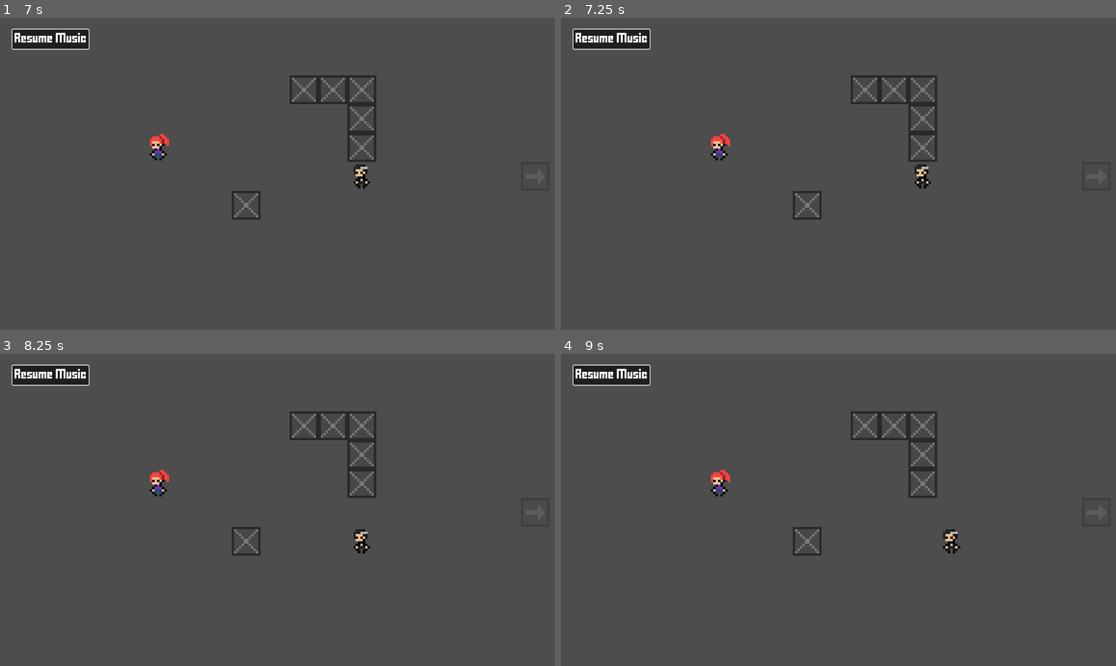
Above: before the commit, frames 1-4 (two rows, left to right).
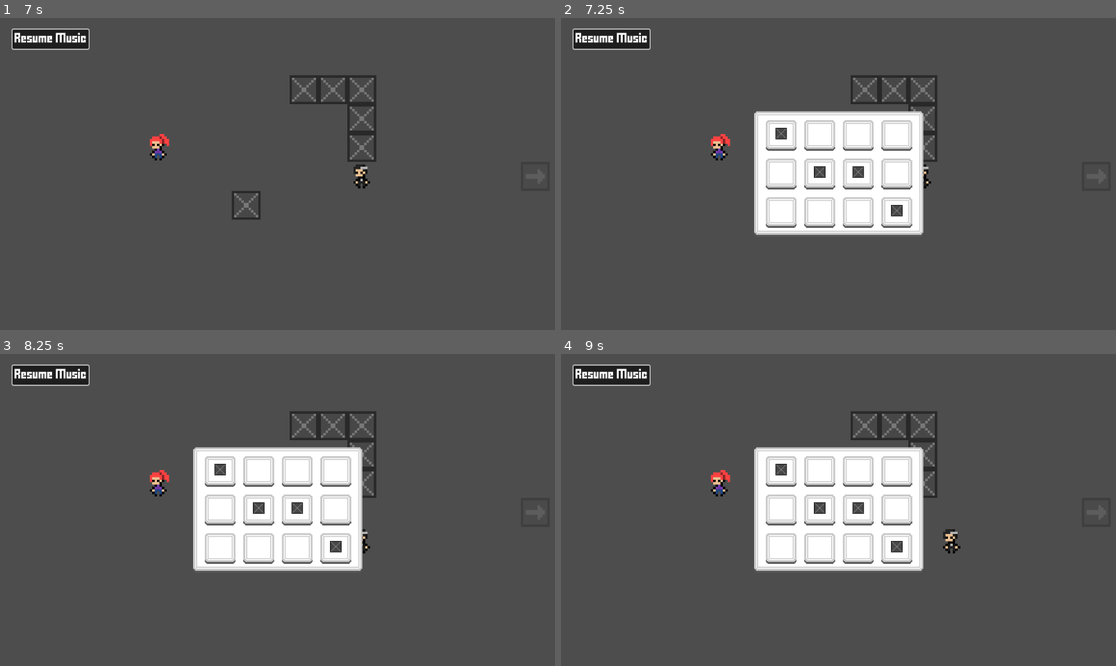
Above: after the commit, the same moments.

Repository: Wlaroos/Hallowed
Game: Godot game, scene res://Scenes/main_menu.tscn
The game is run twice, just before and just after one commit, with the same random seed, the same clock (stepped at 60 frames per second) and the same inputs. Sound files missing from this copy of the repository are replaced by a short silence.
Inputs:
- Up to frame 1 (7 s): click "Start" at 0.5 s; click "Pause Music" at 1.25 s; click "Resume Music" at 2 s; click "Pause Music" at 2.75 s; hold D (move_right) 3.53-4.28 s; hold E (advance_dialog) 3.53-4.28 s; hold S (move_down) 4.28-5.03 s; tap E (advance_dialog) at 4.35, 5.85 s; hold D (move_right) 5.03-5.78 s; hold E (advance_dialog) 5.03-5.78 s; hold W (move_up) 5.78-6.53 s; hold A (move_left) from 6.53 s (still down); hold E (advance_dialog) from 6.53 s (still down)
- Up to frame 2 (7.25 s): keep holding A (move_left); keep holding E (advance_dialog); tap I (inventory, bound only after the commit) at 7.15 s
- Up to frame 3 (8.25 s): release E (advance_dialog) at 7.28 s; tap E (advance_dialog) at 7.35 s; release A (move_left) at 8.03 s; hold S (move_down) from 8.03 s (still down); hold E (advance_dialog) from 8.03 s (still down)
- Up to frame 4 (9 s): release S (move_down) at 8.78 s; release E (advance_dialog) at 8.78 s; hold D (move_right) from 8.78 s (still down); tap E (advance_dialog) at 8.85 s

Frame 1 is identical in both runs. In frame 2, 12% of the frame differs, in the area x 34-66%, y 29-70%; in frame 3, 12%; in frame 4, 12%.

Commit message:
Inventory (Basic)

Diff:
--- /dev/null
+++ b/Inventory/Items/Box.tres
@@ -0,0 +1,10 @@
+[gd_resource type="Resource" script_class="InvItem" load_steps=3 format=3 uid="uid://bppgv2csfvijr"]
+
+[ext_resource type="Script" uid="uid://cn1ky2bfwx5e6" path="res://Inventory/inventory_item.gd" id="1_ui4bm"]
+[ext_resource type="Texture2D" uid="uid://ctyoxtd25tdlm" path="res://Art/Box.png" id="2_fbqa8"]
+
+[resource]
+script = ExtResource("1_ui4bm")
+name = "Box"
+texture = ExtResource("2_fbqa8")
+metadata/_custom_type_script = "uid://cn1ky2bfwx5e6"
--- /dev/null
+++ b/Inventory/inv_ui.gd
@@ -0,0 +1,29 @@
+extends Control
+
+@onready var inv: Inv = preload("res://Inventory/playerinv.tres")
+@onready var slots: Array = $NinePatchRect/GridContainer.get_children()
+
+var is_open = false
+# Called when the node enters the scene tree for the first time.
+func _ready() -> void:
+	update_slots();
+	close();
+
+func update_slots():
+	for i in range(min(inv.items.size(), slots.size())):
+		slots[i].update(inv.items[i]);
+
+func _process(delta: float) -> void:
+	if Input.is_action_just_pressed("inventory"):
+		if is_open:
+			close();
+		else:
+			open();
+
+func open():
+	visible = true;
+	is_open = true;
+
+func close():
+	visible = false;
+	is_open = false;
--- /dev/null
+++ b/Inventory/inv_ui.tscn
@@ -0,0 +1,91 @@
+[gd_scene load_steps=4 format=3 uid="uid://cyclmyueqwhck"]
+
+[ext_resource type="Script" uid="uid://kjj2b8q53r5e" path="res://Inventory/inv_ui.gd" id="1_605em"]
+[ext_resource type="Texture2D" uid="uid://08wof3bfassq" path="res://Art/UI.png" id="2_actet"]
+[ext_resource type="PackedScene" uid="uid://b3ulcqle0vtcd" path="res://Inventory/inv_ui_slot.tscn" id="3_ltxgc"]
+
+[node name="Inv_UI" type="Control"]
+custom_minimum_size = Vector2(180, 135)
+layout_mode = 3
+anchors_preset = 8
+anchor_left = 0.5
+anchor_top = 0.5
+anchor_right = 0.5
+anchor_bottom = 0.5
+offset_left = -90.0
+offset_top = -67.5
+offset_right = 90.0
+offset_bottom = 67.5
+grow_horizontal = 2
+grow_vertical = 2
+script = ExtResource("1_605em")
+
+[node name="NinePatchRect" type="NinePatchRect" parent="."]
+layout_mode = 1
+anchors_preset = 8
+anchor_left = 0.5
+anchor_top = 0.5
+anchor_right = 0.5
+anchor_bottom = 0.5
+offset_left = -89.73215
+offset_top = -67.0
+offset_right = 89.73215
+offset_bottom = 67.0
+grow_horizontal = 2
+grow_vertical = 2
+texture = ExtResource("2_actet")
+patch_margin_left = 7
+patch_margin_top = 8
+patch_margin_right = 7
+patch_margin_bottom = 8
+
+[node name="GridContainer" type="GridContainer" parent="NinePatchRect"]
+layout_mode = 1
+anchors_preset = 8
+anchor_left = 0.5
+anchor_top = 0.5
+anchor_right = 0.5
+anchor_bottom = 0.5
+offset_left = -78.0
+offset_top = -58.0
+offset_right = 78.0
+offset_bottom = 58.0
+grow_horizontal = 2
+grow_vertical = 2
+columns = 4
+
+[node name="inv_UI_slot1" parent="NinePatchRect/GridContainer" instance=ExtResource("3_ltxgc")]
+layout_mode = 2
+
+[node name="inv_UI_slot2" parent="NinePatchRect/GridContainer" instance=ExtResource("3_ltxgc")]
+layout_mode = 2
+
+[node name="inv_UI_slot3" parent="NinePatchRect/GridContainer" instance=ExtResource("3_ltxgc")]
+layout_mode = 2
+
+[node name="inv_UI_slot4" parent="NinePatchRect/GridContainer" instance=ExtResource("3_ltxgc")]
+layout_mode = 2
+
+[node name="inv_UI_slot5" parent="NinePatchRect/GridContainer" instance=ExtResource("3_ltxgc")]
+layout_mode = 2
+
+[node name="inv_UI_slot6" parent="NinePatchRect/GridContainer" instance=ExtResource("3_ltxgc")]
+layout_mode = 2
+
+[node name="inv_UI_slot7" parent="NinePatchRect/GridContainer" instance=ExtResource("3_ltxgc")]
+layout_mode = 2
+
+[node name="inv_UI_slot8" parent="NinePatchRect/GridContainer" instance=ExtResource("3_ltxgc")]
+layout_mode = 2
+
+[node name="inv_UI_slot9" parent="NinePatchRect/GridContainer" instance=ExtResource("3_ltxgc")]
+layout_mode = 2
+
+[node name="inv_UI_slot10" parent="NinePatchRect/GridContainer" instance=ExtResource("3_ltxgc")]
+layout_mode = 2
+
+[node name="inv_UI_slot11" parent="NinePatchRect/GridContainer" instance=ExtResource("3_ltxgc")]
+layout_mode = 2
+
+[node name="inv_UI_slot12" parent="NinePatchRect/GridContainer" instance=ExtResource("3_ltxgc")]
+layout_mode = 2
--- /dev/null
+++ b/Inventory/inv_ui_slot.gd
@@ -0,0 +1,10 @@
+extends Panel
+
+@onready var item_visual: Sprite2D = $CenterContainer/Panel/item_display
+
+func update(item: InvItem):
+	if !item:
+		item_visual.visible = false;
+	else:
+		item_visual.visible = true;
+		item_visual.texture = item.texture;
--- /dev/null
+++ b/Inventory/inv_ui_slot.tscn
@@ -0,0 +1,27 @@
+[gd_scene load_steps=3 format=3 uid="uid://b3ulcqle0vtcd"]
+
+[ext_resource type="Texture2D" uid="uid://08wof3bfassq" path="res://Art/UI.png" id="1_s06lr"]
+[ext_resource type="Script" uid="uid://c47hvr6kmrol3" path="res://Inventory/inv_ui_slot.gd" id="1_x8d8c"]
+
+[node name="inv_UI_slot" type="Panel"]
+self_modulate = Color(1, 1, 1, 0)
+custom_minimum_size = Vector2(36, 36)
+offset_right = 36.0
+offset_bottom = 36.0
+script = ExtResource("1_x8d8c")
+
+[node name="Sprite2D" type="Sprite2D" parent="."]
+texture = ExtResource("1_s06lr")
+centered = false
+
+[node name="CenterContainer" type="CenterContainer" parent="."]
+custom_minimum_size = Vector2(36, 36)
+layout_mode = 0
+offset_right = 36.0
+offset_bottom = 36.0
+
+[node name="Panel" type="Panel" parent="CenterContainer"]
+layout_mode = 2
+
+[node name="item_display" type="Sprite2D" parent="CenterContainer/Panel"]
+position = Vector2(0, -2)
--- /dev/null
+++ b/Inventory/inventory.gd
@@ -0,0 +1,5 @@
+extends Resource
+
+class_name Inv
+
+@export var items: Array[InvItem]
--- /dev/null
+++ b/Inventory/inventory_item.gd
@@ -0,0 +1,6 @@
+extends Resource
+
+class_name InvItem
+
+@export var name: String = ""
+@export var texture: Texture2D
--- /dev/null
+++ b/Inventory/playerinv.tres
@@ -0,0 +1,10 @@
+[gd_resource type="Resource" script_class="Inv" load_steps=4 format=3 uid="uid://d2saabpex63ge"]
+
+[ext_resource type="Script" uid="uid://bukvqvv7qaht4" path="res://Inventory/inventory.gd" id="1_jtkq5"]
+[ext_resource type="Script" uid="uid://cn1ky2bfwx5e6" path="res://Inventory/inventory_item.gd" id="2_j5s0h"]
+[ext_resource type="Resource" uid="uid://bppgv2csfvijr" path="res://Inventory/Items/Box.tres" id="3_7ec12"]
+
+[resource]
+script = ExtResource("1_jtkq5")
+items = Array[ExtResource("2_j5s0h")]([ExtResource("3_7ec12"), null, null, null, null, ExtResource("3_7ec12"), ExtResource("3_7ec12"), null, null, null, null, ExtResource("3_7ec12")])
+metadata/_custom_type_script = "uid://bukvqvv7qaht4"
--- a/Scenes/MainLevel.tscn
+++ b/Scenes/MainLevel.tscn
@@ -1,17 +1,20 @@
-[gd_scene load_steps=8 format=3 uid="uid://c75xc7lyjdxuo"]
+[gd_scene load_steps=10 format=3 uid="uid://c75xc7lyjdxuo"]
 
 [ext_resource type="PackedScene" uid="uid://c81jkxgtkpntt" path="res://player.tscn" id="1_jq6gy"]
 [ext_resource type="PackedScene" uid="uid://cwkjfkl1ydpmu" path="res://tile_map_layer.tscn" id="2_o3cl4"]
+[ext_resource type="Resource" uid="uid://d2saabpex63ge" path="res://Inventory/playerinv.tres" id="2_s1b4b"]
 [ext_resource type="PackedScene" uid="uid://bgpmgvn324q8y" path="res://NPC.tscn" id="4_ri6rb"]
 [ext_resource type="PackedScene" uid="uid://uf70rg2qgd3i" path="res://box.tscn" id="4_rlx2o"]
 [ext_resource type="PackedScene" uid="uid://cs0748v1rfxo5" path="res://Singletons/InteractionManager.tscn" id="5_ri6rb"]
 [ext_resource type="PackedScene" uid="uid://bhrlcdmrybkef" path="res://pause_menu.tscn" id="7_0e82a"]
+[ext_resource type="PackedScene" uid="uid://cyclmyueqwhck" path="res://Inventory/inv_ui.tscn" id="9_snxwr"]
 [ext_resource type="PackedScene" uid="uid://ch2b5oxf0u353" path="res://arrow_box.tscn" id="12_ivlct"]
 
 [node name="Level" type="Node2D"]
 
 [node name="Player" parent="." instance=ExtResource("1_jq6gy")]
 position = Vector2(126, 55)
+inv = ExtResource("2_s1b4b")
 
 [node name="TileMapLayer" parent="." instance=ExtResource("2_o3cl4")]
 position = Vector2(115, 65)
@@ -51,3 +54,10 @@
 [node name="CanvasLayer" type="CanvasLayer" parent="."]
 
 [node name="Pause Menu" parent="CanvasLayer" instance=ExtResource("7_0e82a")]
+
+[node name="Inv_UI" parent="CanvasLayer" instance=ExtResource("9_snxwr")]
+offset_left = -179.0
+offset_top = -136.0
+offset_right = 1.0
+offset_bottom = -1.0
+scale = Vector2(2, 2)
--- a/player.gd
+++ b/player.gd
@@ -1,4 +1,6 @@
 extends Area2D
+
+@export var inv: Inv
 
 var tile_size = 12
 
--- a/project.godot
+++ b/project.godot
@@ -74,6 +74,11 @@
 "events": [Object(InputEventKey,"resource_local_to_scene":false,"resource_name":"","device":-1,"window_id":0,"alt_press …(192 unchanged characters)…
 ]
 }
+inventory={
+"deadzone": 0.2,
+"events": [Object(InputEventKey,"resource_local_to_scene":false,"resource_name":"","device":-1,"window_id":0,"alt_pressed":false,"shift_pressed":false,"ctrl_pressed":false,"meta_pressed":false,"pressed":false,"keycode":0,"physical_keycode":73,"key_label":0,"unicode":105,"location":0,"echo":false,"script":null)
+]
+}
 
 [layer_names]
 
Not shown, added: Inventory/inv_ui.gd.uid
Not shown, added: Inventory/inv_ui_slot.gd.uid
Not shown, added: Inventory/inventory.gd.uid
Not shown, added: Inventory/inventory_item.gd.uid
